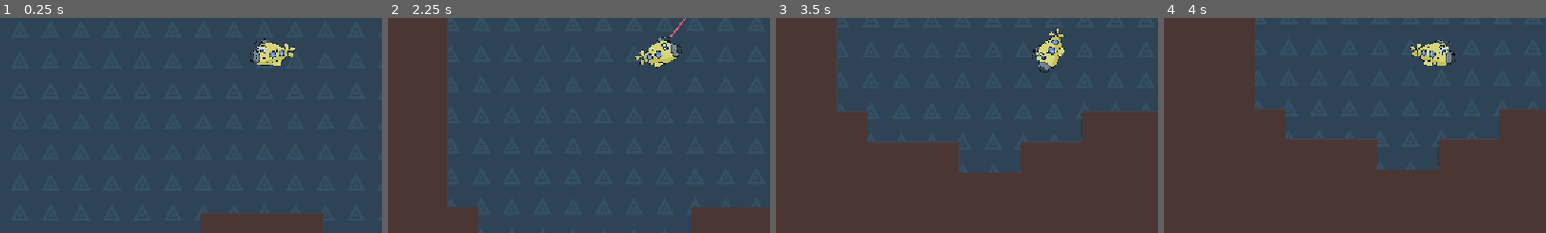
Above: before the commit, frames 1-4 (left to right).
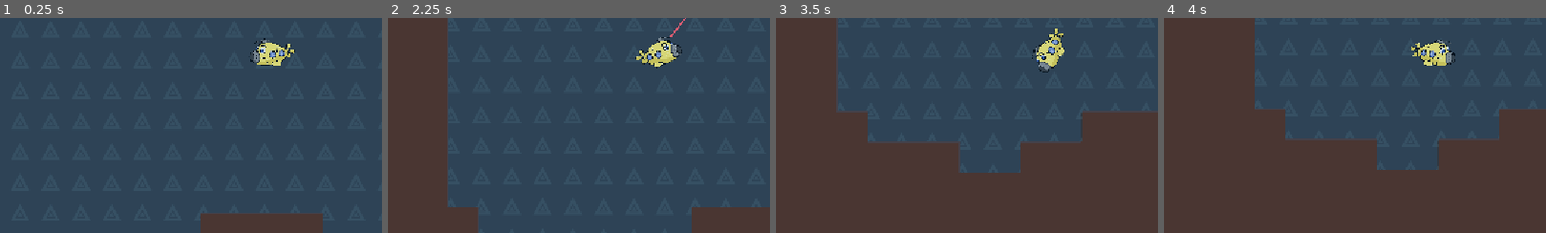
Above: after the commit, the same moments.

Repository: timo-eberl/ld57
Game: Godot game, scene res://world.tscn
Two runs of this game, one before a commit and one after it. Both use one fixed random seed, a clock stepped at 60 frames per second and the inputs below.
Inputs (mouse positions are % of the whole screen's width and height, from its top left):
- Up to frame 1 (0.25 s): no input
- Up to frame 2 (2.25 s): move the mouse to (72, 45) at 0.52 s; hold A (Horizontal_minus) 0.53-1.28 s; click (72, 45) at 0.67 s; move the mouse to (30, 55) at 1.27 s; tap D (Horizontal_plus) at 1.35 s; click (30, 55) at 1.42 s; move the mouse to (60, 28) at 2.02 s; hold S (Vertical_minus) from 2.03 s (still down); click (60, 28) at 2.17 s
- Up to frame 3 (3.5 s): move the mouse to (45, 70) at 2.77 s; release S (Vertical_minus) at 2.78 s; tap W (Vertical_plus) at 2.85 s; click (45, 70) at 2.92 s
- Up to frame 4 (4 s): move the mouse to (80, 65) at 3.52 s; hold A (Horizontal_minus) from 3.53 s (still down); click (80, 65) at 3.67 s
The pictures show only the part of the screen within x 15-65%, y 43-93%; the shares and areas given below are measured in that part.

The runs differ from the first frame. In frame 1, less than 0.1% of the frame differs, in the area x 74-78%, y 12-19%; in frame 2, less than 0.1%; in frame 3, less than 0.1%; in frame 4, less than 0.1%.

Commit message:
add player animation

Diff:
--- a/PlayerSkr.gd
+++ b/PlayerSkr.gd
@@ -8,6 +8,7 @@
 @onready var uBootSprite : Sprite2D = $Submarine;
 @onready var laser : Node2D = $Submarine/LaserPunkt
 @onready var laserLine : Line2D = $Submarine/LaserPunkt/Line2D;
+@onready var propellerAnimation : AnimationPlayer = $PropellerAnimation
 
 var rocketCooldown : float = 100.0;
 var uBootDir : Vector2 = Vector2.ZERO;
@@ -15,6 +16,8 @@
 func _ready() -> void:
 	laserLine.add_point(Vector2.ZERO)
 	laserLine.add_point(Vector2.ZERO)
+	propellerAnimation.play("spin")
+	propellerAnimation.speed_scale = 0.1
 	pass;
 
 
@@ -45,11 +48,9 @@
 
 	if myPos.x < lookPos.x:
 		targetVec = -targetVec
-		uBootSprite.flip_h = true
-		laser.position.x = abs(laser.position.x) # i wanna cry
+		uBootSprite.scale.x = -abs(uBootSprite.scale.x)
 	else:
-		uBootSprite.flip_h = false
-		laser.position.x = -abs(laser.position.x) # i wanna cry
+		uBootSprite.scale.x = abs(uBootSprite.scale.x)
 
 	uBootDir = lerp(uBootDir, targetVec, delta * 2.0);
 
@@ -64,6 +65,10 @@
 	laserLine.set_point_position(1, laserLine.to_local(get_global_mouse_position()) * 100.0)
 
 
+	var speed = self.linear_velocity.length()
+	var t = clamp(speed/ 30.0, 1.0, 3.0)
+	propellerAnimation.speed_scale = pow(t, 2)
+
 
 
 func _integrate_forces(_state: PhysicsDirectBodyState2D):
--- a/player.tscn
+++ b/player.tscn
@@ -1,10 +1,50 @@
-[gd_scene load_steps=4 format=3 uid="uid://bud2usxskygd8"]
+[gd_scene load_steps=9 format=3 uid="uid://bud2usxskygd8"]
 
 [ext_resource type="Script" uid="uid://c0vrkpib3uj8p" path="res://PlayerSkr.gd" id="1_onrkg"]
-[ext_resource type="Texture2D" uid="uid://ynto0n3nxoxq" path="res://textures/submarine/submarine.png" id="2_i3pqv"]
+[ext_resource type="Texture2D" uid="uid://c302h78espg6h" path="res://textures/submarine/submarine_plain.png" id="2_hqtel"]
+[ext_resource type="Texture2D" uid="uid://w8b8pa7jmgwi" path="res://textures/submarine/submarine_laser.png" id="3_sweqy"]
+[ext_resource type="Texture2D" uid="uid://cw3hc2ux3ugpm" path="res://textures/submarine/submarine_propeller.png" id="4_2hs0m"]
 
 [sub_resource type="CircleShape2D" id="CircleShape2D_pkg7o"]
 radius = 34.0588
+
+[sub_resource type="Animation" id="Animation_sweqy"]
+length = 0.001
+tracks/0/type = "value"
+tracks/0/imported = false
+tracks/0/enabled = true
+tracks/0/path = NodePath("Submarine/Node2D:rotation")
+tracks/0/interp = 1
+tracks/0/loop_wrap = true
+tracks/0/keys = {
+"times": PackedFloat32Array(0),
+"transitions": PackedFloat32Array(1),
+"update": 0,
+"values": [0.0]
+}
+
+[sub_resource type="Animation" id="Animation_hqtel"]
+resource_name = "spin"
+length = 4.0
+loop_mode = 1
+tracks/0/type = "value"
+tracks/0/imported = false
+tracks/0/enabled = true
+tracks/0/path = NodePath("Submarine/Node2D:rotation")
+tracks/0/interp = 1
+tracks/0/loop_wrap = true
+tracks/0/keys = {
+"times": PackedFloat32Array(0, 1, 2, 3, 4),
+"transitions": PackedFloat32Array(1, 1, 1, 1, 1),
+"update": 0,
+"values": [0.0, 1.5708, 3.14159, 4.71239, 6.28319]
+}
+
+[sub_resource type="AnimationLibrary" id="AnimationLibrary_2hs0m"]
+_data = {
+&"RESET": SubResource("Animation_sweqy"),
+&"spin": SubResource("Animation_hqtel")
+}
 
 [node name="Player" type="RigidBody2D"]
 gravity_scale = 0.0
@@ -20,7 +60,16 @@
 
 [node name="Submarine" type="Sprite2D" parent="."]
 scale = Vector2(0.033, 0.033)
-texture = ExtResource("2_i3pqv")
+
+[node name="Node2D" type="Node2D" parent="Submarine"]
+position = Vector2(1090.91, 60.6062)
+
+[node name="Propeller" type="Sprite2D" parent="Submarine/Node2D"]
+position = Vector2(-1121.21, -60.6061)
+texture = ExtResource("4_2hs0m")
+
+[node name="Sprite2D2" type="Sprite2D" parent="Submarine"]
+texture = ExtResource("2_hqtel")
 
 [node name="LaserPunkt" type="Node2D" parent="Submarine"]
 position = Vector2(-999.999, -484.849)
@@ -28,3 +77,11 @@
 [node name="Line2D" type="Line2D" parent="Submarine/LaserPunkt"]
 width = 100.0
 default_color = Color(0.965113, 0.335176, 0.375048, 1)
+
+[node name="Sprite2D" type="Sprite2D" parent="Submarine"]
+texture = ExtResource("3_sweqy")
+
+[node name="PropellerAnimation" type="AnimationPlayer" parent="."]
+libraries = {
+&"": SubResource("AnimationLibrary_2hs0m")
+}
